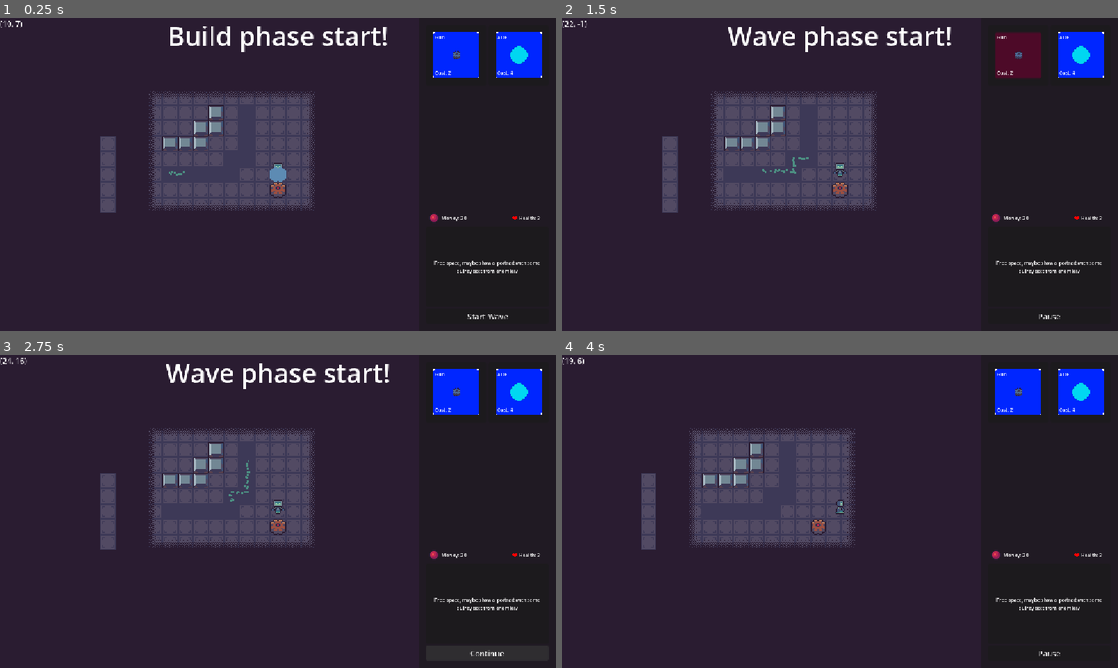
Above: before the commit, frames 1-4 (two rows, left to right).
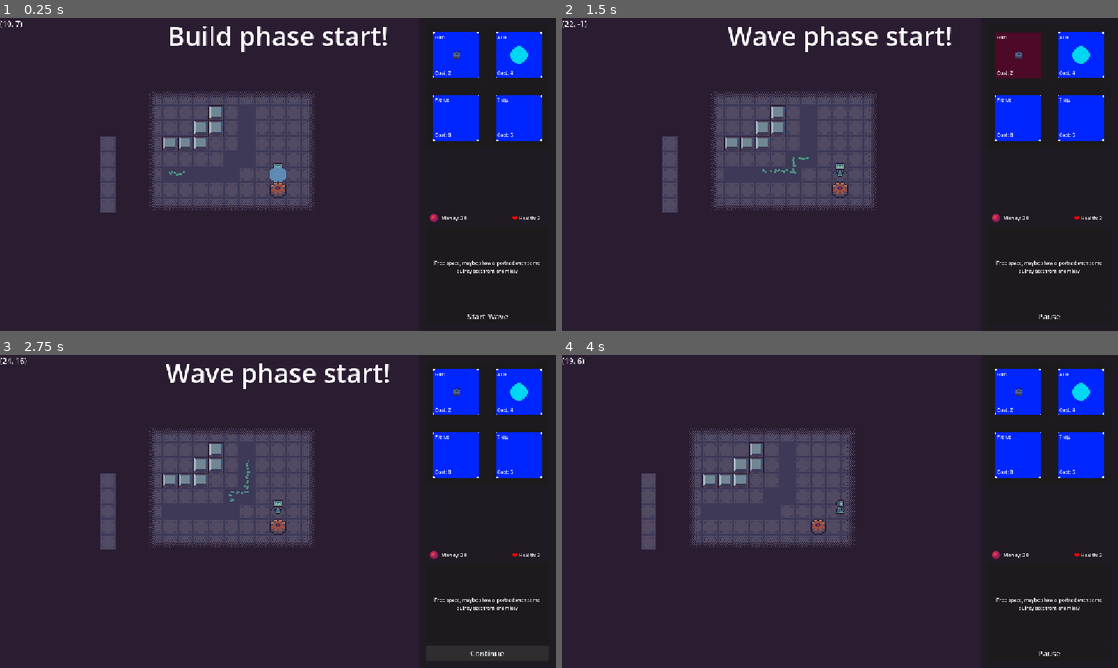
Above: after the commit, the same moments.

Repository: aughckt/spin-to-win
Game: Godot game, scene res://structure/level_manager.tscn
The game is run twice, just before and just after one commit, with the same random seed, the same clock (stepped at 60 frames per second) and the same inputs. The engine's default icon, where the game draws it, is replaced by a stand-in: a white triangle on a blue panel in a dark square.
Inputs (mouse positions are in pixels of both pictures, inside the frame that each line leads up to):
- Up to frame 1 (0.25 s): no input
- Up to frame 2 (1.5 s): click "Start Wave" at 0.5 s; click (1017, 55) at 1.27 s
- Up to frame 3 (2.75 s): click "Pause" at 2 s
- Up to frame 4 (4 s): click "Continue" at 2.75 s; move the mouse to (962, 495) at 3.52 s; hold D (right) from 3.53 s (still down); hold Mouse wheel down (scroll_down) from 3.53 s (still down); click (962, 495) at 3.67 s

The runs differ from the first frame. In frame 1, 2.4% of the frame differs, in the area x 77-98%, y 24-40%; in frame 2, 2.4%; in frame 3, 2.4%; in frame 4, 2.4%.

Commit message:
add new towers

Diff:
--- a/environment/environment.gd
+++ b/environment/environment.gd
@@ -459,9 +459,9 @@
 	spend(tower_data.cost)
 
 	var tower: GenericTower = tower_data.scene.instantiate()
-	towers.add_child(tower)
 	tower.global_position = gearmap.to_global(gearmap.map_to_local(tile))
 	tower.data = tower_data
+	towers.add_child(tower) #after setting the position so that the ready logic for the trap works correctly
 
 	if tower is GunTower:
 		(tower as GunTower).set_gun_rotation(tower_rotation)
--- a/environment/environment.tscn
+++ b/environment/environment.tscn
@@ -8,7 +8,9 @@
 [ext_resource type="PackedScene" uid="uid://u80uaujktp7f" path="res://ui/hud.tscn" id="6_ehb6n"]
 [ext_resource type="Resource" uid="uid://bvmp6r3hgihgj" path="res://towers/tower_data/gun_tower_data.tres" id="6_vh8kr"]
 [ext_resource type="Resource" uid="uid://cu1kljx46m1sk" path="res://towers/tower_data/aoe_tower_data.tres" id="7_nmo3v"]
+[ext_resource type="Resource" uid="uid://bijgk52a2m82k" path="res://towers/tower_data/pierce_tower.tres" id="9_3g2c1"]
 [ext_resource type="PackedScene" uid="uid://ds63alic0g0b8" path="res://ui/build_visual.tscn" id="9_6qvha"]
+[ext_resource type="Resource" uid="uid://d1jl6epjci7s5" path="res://towers/tower_data/trap_tower.tres" id="10_h6u84"]
 [ext_resource type="PackedScene" uid="uid://df7g5g3wu15n1" path="res://player/player.tscn" id="10_te1ty"]
 
 [sub_resource type="TileSetAtlasSource" id="TileSetAtlasSource_nmo3v"]
@@ -251,7 +253,7 @@
 
 [node name="HUD" parent="HUD" unique_id=1114338 instance=ExtResource("6_ehb6n")]
 visible = false
-towers = Array[ExtResource("3_ehb6n")]([ExtResource("6_vh8kr"), ExtResource("7_nmo3v")])
+towers = Array[ExtResource("3_ehb6n")]([ExtResource("6_vh8kr"), ExtResource("7_nmo3v"), ExtResource("9_3g2c1"), ExtResource("10_h6u84")])
 
 [node name="BuildVisual" parent="." unique_id=371529839 instance=ExtResource("9_6qvha")]
 
--- a/towers/gun_tower/bullet.tscn
+++ b/towers/gun_tower/bullet.tscn
@@ -1,7 +1,7 @@
 [gd_scene format=3 uid="uid://clfhqev8mp6xc"]
 
 [ext_resource type="Script" uid="uid://fj7l6fedtag4" path="res://towers/gun_tower/bullet.gd" id="1_wwakr"]
-[ext_resource type="Texture2D" uid="uid://042qp425i7v" path="res://ui/tie.png" id="2_nnk04"]
+[ext_resource type="Texture2D" uid="uid://042qp425i7v" path="res://towers/gun_tower/tie.png" id="2_nnk04"]
 
 [sub_resource type="CircleShape2D" id="CircleShape2D_idurc"]
 radius = 11.401754
--- a/towers/gun_tower/gun_tower.gd
+++ b/towers/gun_tower/gun_tower.gd
@@ -2,13 +2,17 @@
 extends GenericTower
 
 const SHOOT_FORCE: float = 100.0
-var bullet_scene: PackedScene = preload("res://towers/gun_tower/bullet.tscn")
+@export var bullet_sprite: Texture2D
 @onready var shooter_sprite: AnimatedSprite2D = %AnimatedShooter
 @export var shoot_sound: Sound
 @onready var rotate_area: Area2D = %RotateArea
 var gun_rotation: float = PI/2
 
+
+
 @export var piercing: int = 0
+
+
 
 #func _ready() -> void:
 	#rotate_area.input_event.connect(_on_rotate_area_input)
@@ -22,6 +26,7 @@
 	bullet.global_position = global_position
 	bullet.damage = data.damage
 	bullet.piercing = piercing
+	bullet.sprite.texture = bullet_sprite
 
 	var dir := bullet.dir as Vector2i #if you dont cast it to ints you get -0, i love floating point precision errors
 	if abs(dir.x) > abs(dir.y):
--- a/towers/gun_tower/gun_tower.tscn
+++ b/towers/gun_tower/gun_tower.tscn
@@ -1,6 +1,7 @@
 [gd_scene format=3 uid="uid://qyhxr7brjwsw"]
 
 [ext_resource type="Script" uid="uid://xmyvhrr2x5i2" path="res://towers/gun_tower/gun_tower.gd" id="1_08lh3"]
+[ext_resource type="Texture2D" uid="uid://042qp425i7v" path="res://towers/gun_tower/tie.png" id="2_gs8rq"]
 [ext_resource type="Script" uid="uid://ce8myo2y6rl0p" path="res://audio/sound.gd" id="2_j724k"]
 [ext_resource type="AudioStream" uid="uid://dhvugso7yr35f" path="res://towers/gun_tower/tiecannonfinalfornow.ogg" id="3_gs8rq"]
 [ext_resource type="Texture2D" uid="uid://cpk431m5728hm" path="res://towers/gun_tower/TieShooter.png" id="5_gs8rq"]
@@ -152,6 +153,7 @@
 
 [node name="Tower" type="Node2D" unique_id=304654658]
 script = ExtResource("1_08lh3")
+bullet_sprite = ExtResource("2_gs8rq")
 shoot_sound = SubResource("Resource_kbmgr")
 
 [node name="AnimatedShooter" type="AnimatedSprite2D" parent="." unique_id=595558922]
--- /dev/null
+++ b/towers/pierce_tower/pierce_tower.tscn
@@ -0,0 +1,213 @@
+[gd_scene format=3 uid="uid://d1aburwymhkcn"]
+
+[ext_resource type="PackedScene" uid="uid://qyhxr7brjwsw" path="res://towers/gun_tower/gun_tower.tscn" id="1_x2ujb"]
+[ext_resource type="Texture2D" uid="uid://ck64wukxa372k" path="res://towers/pierce_tower/PencilPiercer_Projectile.png" id="2_6f0f3"]
+[ext_resource type="Script" uid="uid://ce8myo2y6rl0p" path="res://audio/sound.gd" id="2_hcs34"]
+[ext_resource type="AudioStream" uid="uid://dhvugso7yr35f" path="res://towers/gun_tower/tiecannonfinalfornow.ogg" id="3_2ryyj"]
+[ext_resource type="Texture2D" uid="uid://dme4gxa51ujyy" path="res://towers/pierce_tower/PencilPiercer.png" id="4_rvfd1"]
+
+[sub_resource type="Resource" id="Resource_tyoos"]
+script = ExtResource("2_hcs34")
+stream = ExtResource("3_2ryyj")
+volume_linear = 0.5
+max_polyphony = 5
+metadata/_custom_type_script = "uid://ce8myo2y6rl0p"
+
+[sub_resource type="AtlasTexture" id="AtlasTexture_6f0f3"]
+atlas = ExtResource("4_rvfd1")
+region = Rect2(0, 144, 48, 48)
+
+[sub_resource type="AtlasTexture" id="AtlasTexture_nr2qq"]
+atlas = ExtResource("4_rvfd1")
+region = Rect2(48, 144, 48, 48)
+
+[sub_resource type="AtlasTexture" id="AtlasTexture_kp00n"]
+atlas = ExtResource("4_rvfd1")
+region = Rect2(96, 144, 48, 48)
+
+[sub_resource type="AtlasTexture" id="AtlasTexture_umaye"]
+atlas = ExtResource("4_rvfd1")
+region = Rect2(144, 144, 48, 48)
+
+[sub_resource type="AtlasTexture" id="AtlasTexture_rptme"]
+atlas = ExtResource("4_rvfd1")
+region = Rect2(192, 144, 48, 48)
+
+[sub_resource type="AtlasTexture" id="AtlasTexture_mh0js"]
+atlas = ExtResource("4_rvfd1")
+region = Rect2(240, 144, 48, 48)
+
+[sub_resource type="AtlasTexture" id="AtlasTexture_risl4"]
+atlas = ExtResource("4_rvfd1")
+region = Rect2(0, 192, 48, 48)
+
+[sub_resource type="AtlasTexture" id="AtlasTexture_160gk"]
+atlas = ExtResource("4_rvfd1")
+region = Rect2(48, 192, 48, 48)
+
+[sub_resource type="AtlasTexture" id="AtlasTexture_x277u"]
+atlas = ExtResource("4_rvfd1")
+region = Rect2(96, 192, 48, 48)
+
+[sub_resource type="AtlasTexture" id="AtlasTexture_5a4a6"]
+atlas = ExtResource("4_rvfd1")
+region = Rect2(144, 192, 48, 48)
+
+[sub_resource type="AtlasTexture" id="AtlasTexture_lqpdj"]
+atlas = ExtResource("4_rvfd1")
+region = Rect2(192, 192, 48, 48)
+
+[sub_resource type="AtlasTexture" id="AtlasTexture_l416q"]
+atlas = ExtResource("4_rvfd1")
+region = Rect2(240, 192, 48, 48)
+
+[sub_resource type="AtlasTexture" id="AtlasTexture_37unj"]
+atlas = ExtResource("4_rvfd1")
+region = Rect2(0, 96, 48, 48)
+
+[sub_resource type="AtlasTexture" id="AtlasTexture_yquwi"]
+atlas = ExtResource("4_rvfd1")
+region = Rect2(48, 96, 48, 48)
+
+[sub_resource type="AtlasTexture" id="AtlasTexture_puhcm"]
+atlas = ExtResource("4_rvfd1")
+region = Rect2(96, 96, 48, 48)
+
+[sub_resource type="AtlasTexture" id="AtlasTexture_edspw"]
+atlas = ExtResource("4_rvfd1")
+region = Rect2(144, 96, 48, 48)
+
+[sub_resource type="AtlasTexture" id="AtlasTexture_vmq0b"]
+atlas = ExtResource("4_rvfd1")
+region = Rect2(192, 96, 48, 48)
+
+[sub_resource type="AtlasTexture" id="AtlasTexture_jh2yj"]
+atlas = ExtResource("4_rvfd1")
+region = Rect2(240, 96, 48, 48)
+
+[sub_resource type="AtlasTexture" id="AtlasTexture_0anoh"]
+atlas = ExtResource("4_rvfd1")
+region = Rect2(0, 48, 48, 48)
+
+[sub_resource type="AtlasTexture" id="AtlasTexture_idpn6"]
+atlas = ExtResource("4_rvfd1")
+region = Rect2(48, 48, 48, 48)
+
+[sub_resource type="AtlasTexture" id="AtlasTexture_lb6nw"]
+atlas = ExtResource("4_rvfd1")
+region = Rect2(96, 48, 48, 48)
+
+[sub_resource type="AtlasTexture" id="AtlasTexture_ddwuk"]
+atlas = ExtResource("4_rvfd1")
+region = Rect2(144, 48, 48, 48)
+
+[sub_resource type="AtlasTexture" id="AtlasTexture_t78nv"]
+atlas = ExtResource("4_rvfd1")
+region = Rect2(192, 48, 48, 48)
+
+[sub_resource type="AtlasTexture" id="AtlasTexture_gv5e4"]
+atlas = ExtResource("4_rvfd1")
+region = Rect2(240, 48, 48, 48)
+
+[sub_resource type="SpriteFrames" id="SpriteFrames_6kh32"]
+animations = [{
+"frames": [{
+"duration": 1.0,
+"texture": SubResource("AtlasTexture_6f0f3")
+}, {
+"duration": 1.0,
+"texture": SubResource("AtlasTexture_nr2qq")
+}, {
+"duration": 1.0,
+"texture": SubResource("AtlasTexture_kp00n")
+}, {
+"duration": 1.0,
+"texture": SubResource("AtlasTexture_umaye")
+}, {
+"duration": 1.0,
+"texture": SubResource("AtlasTexture_rptme")
+}, {
+"duration": 1.0,
+"texture": SubResource("AtlasTexture_mh0js")
+}],
+"loop": 0,
+"name": &"shoot_down",
+"speed": 10.0
+}, {
+"frames": [{
+"duration": 1.0,
+"texture": SubResource("AtlasTexture_risl4")
+}, {
+"duration": 1.0,
+"texture": SubResource("AtlasTexture_160gk")
+}, {
+"duration": 1.0,
+"texture": SubResource("AtlasTexture_x277u")
+}, {
+"duration": 1.0,
+"texture": SubResource("AtlasTexture_5a4a6")
+}, {
+"duration": 1.0,
+"texture": SubResource("AtlasTexture_lqpdj")
+}, {
+"duration": 1.0,
+"texture": SubResource("AtlasTexture_l416q")
+}],
+"loop": 0,
+"name": &"shoot_left",
+"speed": 10.0
+}, {
+"frames": [{
+"duration": 1.0,
+"texture": SubResource("AtlasTexture_37unj")
+}, {
+"duration": 1.0,
+"texture": SubResource("AtlasTexture_yquwi")
+}, {
+"duration": 1.0,
+"texture": SubResource("AtlasTexture_puhcm")
+}, {
+"duration": 1.0,
+"texture": SubResource("AtlasTexture_edspw")
+}, {
+"duration": 1.0,
+"texture": SubResource("AtlasTexture_vmq0b")
+}, {
+"duration": 1.0,
+"texture": SubResource("AtlasTexture_jh2yj")
+}],
+"loop": 0,
+"name": &"shoot_right",
+"speed": 10.0
+}, {
+"frames": [{
+"duration": 1.0,
+"texture": SubResource("AtlasTexture_0anoh")
+}, {
+"duration": 1.0,
+"texture": SubResource("AtlasTexture_idpn6")
+}, {
+"duration": 1.0,
+"texture": SubResource("AtlasTexture_lb6nw")
+}, {
+"duration": 1.0,
+"texture": SubResource("AtlasTexture_ddwuk")
+}, {
+"duration": 1.0,
+"texture": SubResource("AtlasTexture_t78nv")
+}, {
+"duration": 1.0,
+"texture": SubResource("AtlasTexture_gv5e4")
+}],
+"loop": 0,
+"name": &"shoot_up",
+"speed": 10.0
+}]
+
+[node name="Tower" unique_id=304654658 instance=ExtResource("1_x2ujb")]
+bullet_sprite = ExtResource("2_6f0f3")
+shoot_sound = SubResource("Resource_tyoos")
+piercing = 1
+
+[node name="AnimatedShooter" parent="." index="0" unique_id=595558922]
+sprite_frames = SubResource("SpriteFrames_6kh32")
--- /dev/null
+++ b/towers/pierce_tower/piercer_bullet.tscn
@@ -0,0 +1,15 @@
+[gd_scene format=3 uid="uid://cht4306sb266b"]
+
+[ext_resource type="PackedScene" uid="uid://clfhqev8mp6xc" path="res://towers/gun_tower/bullet.tscn" id="1_cxcrg"]
+[ext_resource type="Texture2D" uid="uid://ck64wukxa372k" path="res://towers/pierce_tower/PencilPiercer_Projectile.png" id="2_13iav"]
+
+[sub_resource type="CircleShape2D" id="CircleShape2D_71mwt"]
+radius = 14.77
+
+[node name="Bullet" unique_id=1233644382 instance=ExtResource("1_cxcrg")]
+
+[node name="Icon" parent="." index="0" unique_id=1605290369]
+texture = ExtResource("2_13iav")
+
+[node name="CollisionShape2D" parent="." index="1" unique_id=312063557]
+shape = SubResource("CircleShape2D_71mwt")
--- /dev/null
+++ b/towers/tower_data/pierce_tower.tres
@@ -0,0 +1,13 @@
+[gd_resource type="Resource" script_class="TowerData" format=3 uid="uid://bijgk52a2m82k"]
+
+[ext_resource type="PackedScene" uid="uid://d1aburwymhkcn" path="res://towers/pierce_tower/pierce_tower.tscn" id="1_ir7sx"]
+[ext_resource type="Script" uid="uid://b55436prbbuts" path="res://towers/tower_data.gd" id="1_rb85v"]
+
+[resource]
+script = ExtResource("1_rb85v")
+cost = 8
+scene = ExtResource("1_ir7sx")
+name = "Pierce"
+shot_delay_sec = 1.0
+damage = 100
+metadata/_custom_type_script = "uid://b55436prbbuts"
--- /dev/null
+++ b/towers/tower_data/trap_tower.tres
@@ -0,0 +1,12 @@
+[gd_resource type="Resource" script_class="TowerData" format=3 uid="uid://d1jl6epjci7s5"]
+
+[ext_resource type="PackedScene" uid="uid://datjovsvr613g" path="res://towers/trap_tower/trap_tower.tscn" id="1_f24ow"]
+[ext_resource type="Script" uid="uid://b55436prbbuts" path="res://towers/tower_data.gd" id="1_x6jwh"]
+
+[resource]
+script = ExtResource("1_x6jwh")
+cost = 5
+scene = ExtResource("1_f24ow")
+name = "Trap"
+shot_delay_sec = 2.0
+metadata/_custom_type_script = "uid://b55436prbbuts"
--- /dev/null
+++ b/towers/trap_tower/trap.gd
@@ -0,0 +1,38 @@
+class_name Trap
+extends Area2D
+
+static var pool: Pool
+const scene: PackedScene = preload("res://towers/trap_tower/trap.tscn")
+
+signal triggered(trap: Trap)
+
+const STUN_TIME_S: float = 1.5
+var damage: int
+
+func _ready() -> void:
+	area_entered.connect(_on_area_entered)
+
+func _on_area_entered(area: Area2D) -> void:
+	if area is not Trooper:
+		return
+
+	var trooper := area as Trooper
+	if trooper.stun_time_s > 0:
+		#dont want to waste trap on a stunned trooper
+		return
+
+	trooper.take_damage(damage)
+	trooper.stun_time_s = STUN_TIME_S
+	triggered.emit(self)
+
+static func _get_pool() -> Pool:
+	if pool == null:
+		pool = Pool.create(scene)
+	return pool
+
+
+static func create() -> Trap:
+	return _get_pool().get_inst()
+
+func remove() -> void:
+	_get_pool().pool(self)
--- /dev/null
+++ b/towers/trap_tower/trap.tscn
@@ -0,0 +1,20 @@
+[gd_scene format=3 uid="uid://dimgm6hfo2fot"]
+
+[ext_resource type="Script" uid="uid://bnrpoiaxrlnpq" path="res://towers/trap_tower/trap.gd" id="1_f8g6h"]
+[ext_resource type="Texture2D" uid="uid://btm4vlsmnxvyw" path="res://icon.svg" id="1_hibab"]
+
+[sub_resource type="CircleShape2D" id="CircleShape2D_fbxa2"]
+
+[node name="Trap" type="Area2D" unique_id=1568653871]
+collision_layer = 0
+collision_mask = 2
+monitorable = false
+script = ExtResource("1_f8g6h")
+
+[node name="CollisionShape2D" type="CollisionShape2D" parent="." unique_id=1879159455]
+shape = SubResource("CircleShape2D_fbxa2")
+
+[node name="Sprite2D" type="Sprite2D" parent="." unique_id=804667390]
+self_modulate = Color(1, 0, 0, 1)
+scale = Vector2(0.2, 0.2)
+texture = ExtResource("1_hibab")
--- /dev/null
+++ b/towers/trap_tower/trap_tower.gd
@@ -0,0 +1,57 @@
+class_name TrapTower
+extends GenericTower
+
+const TRAP_SCENE: PackedScene = preload("res://towers/trap_tower/trap.tscn")
+
+var positions: Array[Vector2] = []
+const MAX_DIFF_FROM_TARGET_POS: float = 10
+
+const MAX_TRAPS: int = 5
+var traps: Array[Trap] = []
+
+func _ready() -> void:
+	LevelManager.INST.wave_started.connect(_on_wave_started)
+
+	var map := Env.INST.tilemap #arrow map, only want to place on path tiles
+	var tile := map.local_to_map(map.to_local(global_position))
+
+	var tiles: Array[Vector2i] = [Vector2i(1, 1), Vector2i(-1, 1), Vector2i(-1, -1), Vector2i(1, -1)]
+	for i in range(tiles.size()):
+		tiles[i] += tile
+	tiles.append_array(map.get_surrounding_cells(tile))
+
+	for t in tiles:
+		if map.get_cell_source_id(t) != -1:
+			positions.push_back(map.to_global(map.map_to_local(t)))
+
+func shoot() -> void:
+	if positions.size() == 0:
+		return
+
+	var pos: Vector2 = positions.pick_random()
+	pos += Vector2.RIGHT.rotated(randf_range(0, TAU)) * randfn(0, MAX_DIFF_FROM_TARGET_POS)
+
+	var trap := Trap.create()
+	trap.global_position = pos
+	trap.damage = data.damage
+	trap.reparent.call_deferred(Env.INST.bullets)
+
+	traps.push_back(trap)
+	trap.triggered.connect(_on_trap_triggered)
+
+	#still want something to happen instead of the tower just not doing anything
+	if traps.size() > MAX_TRAPS:
+		_on_trap_triggered(traps[0])
+
+func destroy_trap(trap: Trap) -> void:
+	trap.triggered.disconnect(_on_trap_triggered)
+	traps.erase(trap)
+	trap.remove()
+
+func _on_trap_triggered(trap: Trap) -> void:
+	destroy_trap(trap)
+
+func _on_wave_started() -> void:
+	while !traps.is_empty():
+		destroy_trap(traps[0])
+	assert(traps.size() == 0)
--- /dev/null
+++ b/towers/trap_tower/trap_tower.tscn
@@ -0,0 +1,11 @@
+[gd_scene format=3 uid="uid://datjovsvr613g"]
+
+[ext_resource type="Texture2D" uid="uid://btm4vlsmnxvyw" path="res://icon.svg" id="1_aogww"]
+[ext_resource type="Script" uid="uid://cu8etchoxdp0v" path="res://towers/trap_tower/trap_tower.gd" id="1_hcdve"]
+
+[node name="TrapTower" type="Node2D" unique_id=1485056362]
+script = ExtResource("1_hcdve")
+
+[node name="Sprite2D" type="Sprite2D" parent="." unique_id=1546133486]
+scale = Vector2(0.5, 0.5)
+texture = ExtResource("1_aogww")
--- a/troopers/trooper.gd
+++ b/troopers/trooper.gd
@@ -14,13 +14,19 @@
 
 const BOUNTY: int = 1
 
+var stun_time_s: float = 0
+
 func _ready() -> void:
 	target_pos = global_position
 	walk_normal = Vector2.ZERO
 
 
 func _physics_process(delta: float) -> void:
-	if not Env.INST:
+	if Env.INST == null:
+		return
+
+	if stun_time_s > 0:
+		stun_time_s = maxf(stun_time_s - delta, 0)
 		return
 
 	var new_pos := global_position + walk_normal * move_speed * delta
@@ -95,3 +101,4 @@
 	set_deferred("monitorable", true)
 	set_deferred("monitoring", true)
 	hp = MAX_HP
+	stun_time_s = 0
Renamed: ui/tie.png -> towers/gun_tower/tie.png
Not shown, added: towers/gun_tower/tie.png.import
Binary file added: towers/pierce_tower/PencilPiercer.png
Not shown, changed: towers/pierce_tower/PencilPiercer.png.import
Binary file added: towers/pierce_tower/PencilPiercer_Projectile.png
Not shown, added: towers/pierce_tower/PencilPiercer_Projectile.png.import
Not shown, added: towers/trap_tower/trap.gd.uid
Not shown, added: towers/trap_tower/trap_tower.gd.uid
